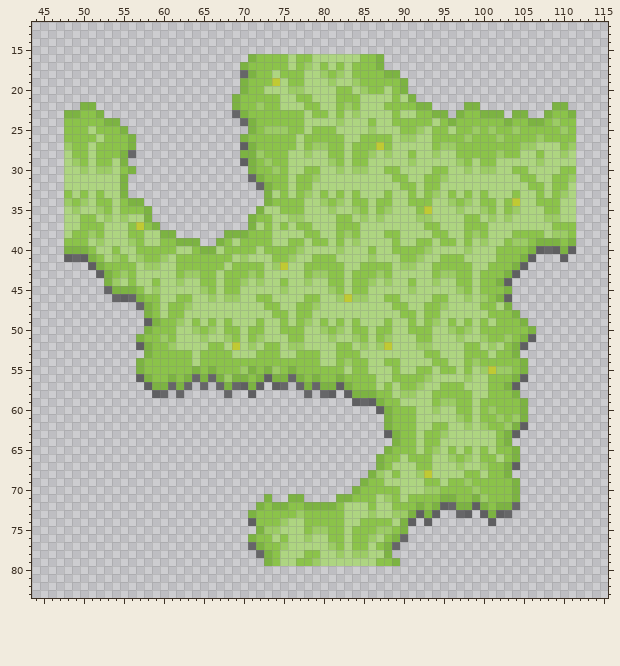
Two versions of one pixel-art file, Assets/Arts/TileMap_TileRule/Land/GrassTile02.aseprite. The picture above is the old version.
160x160 pixels, 1 frame. Shown: x 44..115, y 12..83.
The result:
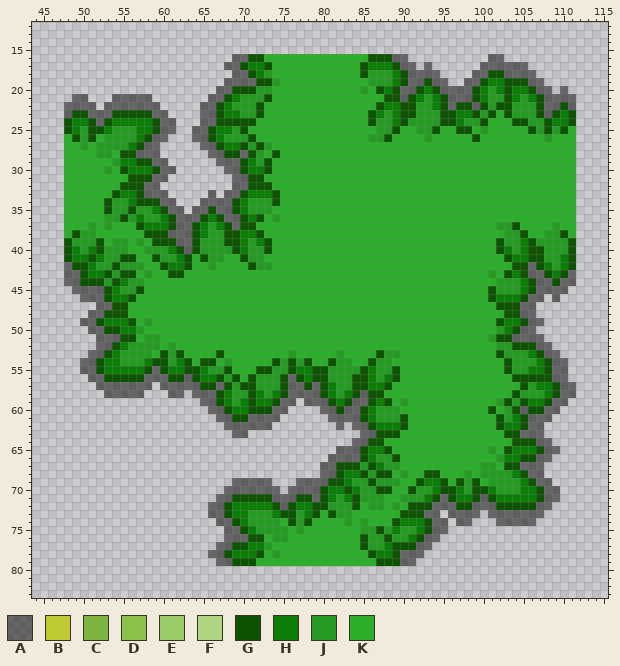
Palette (. is transparent): A #00000080  B #c0ca33  C #7cb342  D #8bc34a  E #9ccc65  F #aed581  G #0d5302  H #0a7e07  J #259b24  K #2baf2b
Changes in this commit:
layer "Layer 1" added
layer "Tile" removed
layer "Grass" removed
layer "Flower" removed
Changed rows in their new state; - is an unchanged pixel.
first column x 48:
16 ---------------------AAGGKKKKKKKKKKKKKGGGAA----------AA---------
17 --------------------AAGHHGKKKKKKKKKKKGHHHGAA-A------AAAAAA------
18 ---------------------A-GHJKKKKKKKKKKKGJJJHGAAAA----AAGGAAAA-----
19 --------------------AAAAGGJKKKKKKKKKKKJJJHGAAGAA--AAGHHGGGAA----
20 -------------------AAGGGJJKKKKKKKKKKKJKGHGAAGHGAAAAGHJHGHHGAA-A-
21 -AA---AAAAA-------AAGHJJJGKKKKKKKKKKKKKKGGAGHJHGAAAGHJJGHJHGAAAA
22 AAAA-AAAAAAA-----AAGHJJJGKKKKKKKKKKKKKKGHHGGJJHGAGGAGJGGJJJGAAGA
23 AGGAAAGGGGGAA----AAGHHJJGKKKKKKKKKKKKKGHJHGGJJJGGHHGJGKGJJJGAGHG
24 GHHGAGHHHHHGAA---AAGGGGGKKKKKKKKKKKKKKGJJHGJJJJGGHJJGKKKGGJJGHHG
25 GHJGGHJJJHHGAA--AAGHHJGKKKKKKKKKKKKKKKKJJGKKJJGKKGGKJKKKKKGJGJGK
26 KGJGKJJJJHGAA---AAGHJJJGKKKKKKKKKKKKKKJJGKKKKJKKKKKGKKKKKKKKJKKK
27 KKJKJJJJHGAA-----AAGHHGJGJKKKKKKKKKKKKKKKKKKKKKKKKKKKKKKKKKKKKKK
28 KKKKJJKGGAAA------AAGGAGJKGKKKKKKKKKKKKKKKKKKKKKKKKKKKKKKKKKKKKK
29 KKKKKKJHHGGAA------AAAGHJGKKKKKKKKKKKKKKKKKKKKKKKKKKKKKKKKKKKKKK
30 KKKKKJKGHHHGAA------AAGHHGKKKKKKKKKKKKKKKKKKKKKKKKKKKKKKKKKKKKKK
31 KKKKKKKKGGGAA--------AAGGKKKKKKKKKKKKKKKKKKKKKKKKKKKKKKKKKKKKKKK
32 KKKKKKKGGGAA---------AAGGGKKKKKKKKKKKKKKKKKKKKKKKKKKKKKKKKKKKKKK
33 KKKKKKGHHGAAA-----A-AAGHHHGKKKKKKKKKKKKKKKKKKKKKKKKKKKKKKKKKKKKK
34 KKKKKGJJHGGGAA---AAAAGHJJJGKKKKKKKKKKKKKKKKKKKKKKKKKKKKKKKKKKKKK
35 KKKKKGJJGJJHGAA-AAGAAGHJJJKKKKKKKKKKKKKKKKKKKKKKKKKKKKKKKKKKKKKK
36 KKKKKJJGJHJJHGAAAGHGAAGHGKJKKKKKKKKKKKKKKKKKKKKKKKKKKKKKKKKKKKKK
37 KKKJKJKKKGHHHGAAGHJHGAGGKKKKKKKKKKKKKKKKKKKKKKKKKKKKKKJJGKKKKJKK
38 KGJJKKKKKKGGGAAAGHJJGGHHGKKKKKKKKKKKKKKKKKKKKKKKKKKKKKKJJGKKJJGK
39 GJJJGKJJKJKGGGAAGJJJGGHJHGKKKKKKKKKKKKKKKKKKKKKKKKKKKKGJJHGJJJJG
40 GHJHGJJJKKJJJHGAGJJJJGHJJGKKKKKKKKKKKKKKKKKKKKKKKKKKKKGHJHGGJJJG
41 GHHGHJJGGKKGJJHGKGJJKKGJJKKKKKKKKKKKKKKKKKKKKKKKKKKKKKKGHHGGJJHG
42 AGGHJJGJJJKKGHHGKKJKKKKGJJKKKKKKKKKKKKKKKKKKKKKKKKKKKKKKGGAGHJHG
43 AAGHHGJGGKJKKGGKKKKKKKKKKKKKKKKKKKKKKKKKKKKKKKKKKKKKKJKGHGAAGHGA
44 AAGGGJGHJJKKKKKKKKKKKKKKKKKKKKKKKKKKKKKKKKKKKKKKKKKKKKJJJHGAAGAA
45 -AAAAGHJJGKKKKKKKKKKKKKKKKKKKKKKKKKKKKKKKKKKKKKKKKKKKGJJJHGAAAA-
46 --AAAGHHGKKKKKKKKKKKKKKKKKKKKKKKKKKKKKKKKKKKKKKKKKKKKGHHHGAA-A--
47 ----AAGGKKKKKKKKKKKKKKKKKKKKKKKKKKKKKKKKKKKKKKKKKKKKKKGGGAA-----
48 ---AAGGGKKKKKKKKKKKKKKKKKKKKKKKKKKKKKKKKKKKKKKKKKKKKKKKGGAA-----
49 --AAGHHHGKJKKKKKKKKKKKKKKKKKKKKKKKKKKKKKKKKKKKKKKKKKKKGHHGAA----
50 ---AAGGHHJKKKKKKKKKKKKKKKKKKKKKKKKKKKKKKKKKKKKKKKKKKKKJHGAA-----
51 ----AAAGGKJJKKKKKKKKKKKKKKKKKKKKKKKKKKKKKKKKKKKKKKKKKJGGAA-A----
52 ----AAGHJJJJKJKKKKKKKKKKKKKKKKKKKKKKKKKKKKKKKKKKKKKKKKJJGGGAA---
53 ---AAGHJJJJKGJGKKKKGKKKKKKKKJKKKKKJKKKKGJJKKKKKKKKKKKKGJJJHGAA--
54 --AAGHHJJJHGGJHGKGGKJKKKKKGJGJGKKGJJKKGJJKKKKKKKKKKKKKKGJJJHGAA-
55 --AAGHHHHHGAGHHGGHJJGKKKGGJJGHHGGJJJJGHJJGKKKKKKKKKKKKKGJJHHGAA-
56 ---AAGGGGGAAAGGAGHHGJGKGJJJG-GHGGJJJGGHJHGKKKKKKKKKKKKKKGGGGGAA-
57 ----AAAAAA-.A-A-AGG-GJGGJJJGA-G-GHJJGGHHGKKKKKKKKKKKKKKKKGJHHGAA
58 -----AAAAA-..A--AAAGHJJGHJHGAA-AGHJHGAGGKKKKKKKKKKKKKKKKGJJJHGAA
59 -----------------AAGHJHGHHGAA-AAAGHG--GHGKJKKKKKKKKKKKJGJGHHGAA-
60 ------------------AAGHHGGGAA----AAGAAGHJJJKKKKKKKKKKKGKJGAGGAA--
61 -------------------AAGGAAAA------AAAAGHJJJGKKKKKKKKKKKGJHGAAA---
62 --------------------AAAAAA--------A-AAGHHHGKKKKKKKKKKKGHHGAA----
63 ---------------------AA--------------AAGGGKKKKKKKKKKKKKGGAAA----
64 ------------------------------------AAGGKKKKKKKKKKKKKKKKGGGAA---
65 ----------------------------------AAAGHHGKKKKKKKKKKKKJKGHHHGAA--
66 ---------------------------------AAAAGHJJGKKKKKKKKKKKKJHHGGAA---
67 --------------------------------AAGGGJGHJJKKKKKKKKKKJJKGGAAA----
68 --------------------------------AAGHHGJGGKJKKGGKKKJKJJJJHGAA----
69 ---------------------AAAAA---AAAAGGHJJGJJJKKGHHGKGJGKJJJJHGAA---
70 --------------------AAAAAAA-AAAAGHHGHJJGGKKGJJHGGHJGGHJJJHHGAA--
71 -------------------AAGGGGGAAAGGAGHJHGJJJKKJJJHGAGHHGAGHHHHHGAA--
72 ------------------AAGHHHHHGAGHHGGJJJGKJJKJKGGGA--GG-AAGGGGGAA---
73 ------------------AAGHHJJJHGGJHGKGJJKKKKKKGGGA--A--A.A--AAAA----
74 -------------------AAGHJJJJKGJGKKKKJKJKKKGHHHGAA-AA--.AAAAA-----
75 --------------------AAGHJJJJKJKKKKKKKJJGJHJJHGAA----------------
76 --------------------AAAGGKJJKKKKKKKKKGJJGJJHGAA-----------------
77 -------------------AAGGHHJKKKKKKKKKKKGJJHGGGAA------------------
78 ------------------AAGHHHGKJKKKKKKKKKKKGHHGAAA-------------------
79 -------------------AAGGGKKKKKKKKKKKKKKKGGGAA--------------------
Changed places in both pictures, as pixel boxes (x1, y1, x2, y2):
changed: (64, 54, 576, 566)
